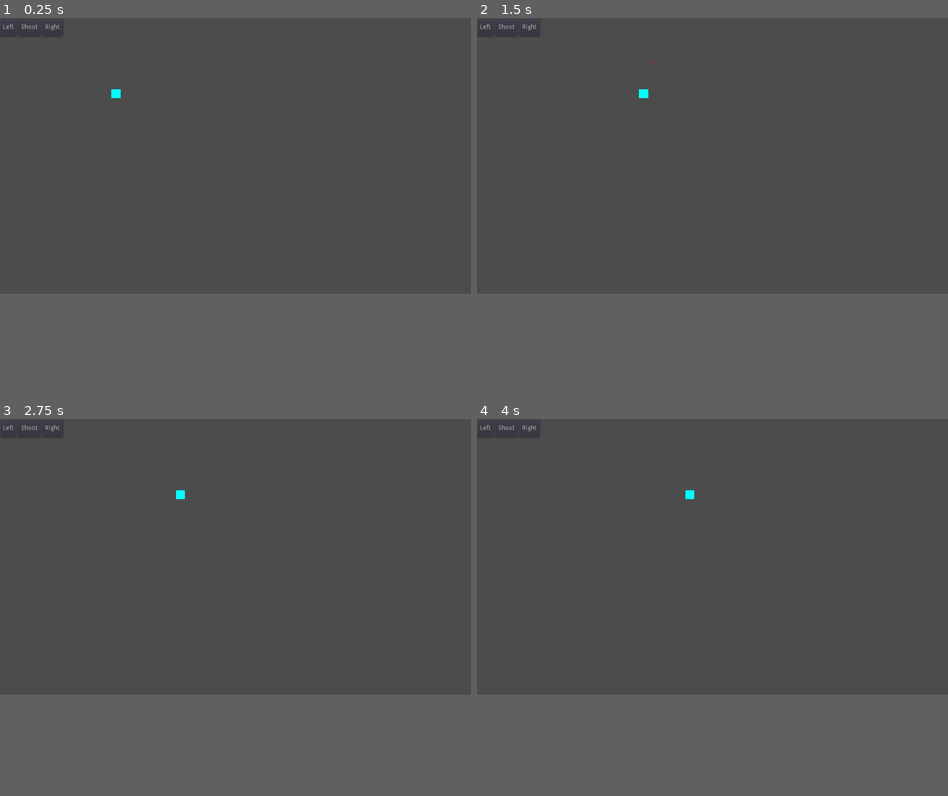
Above: before the commit, frames 1-4 (two rows, left to right).
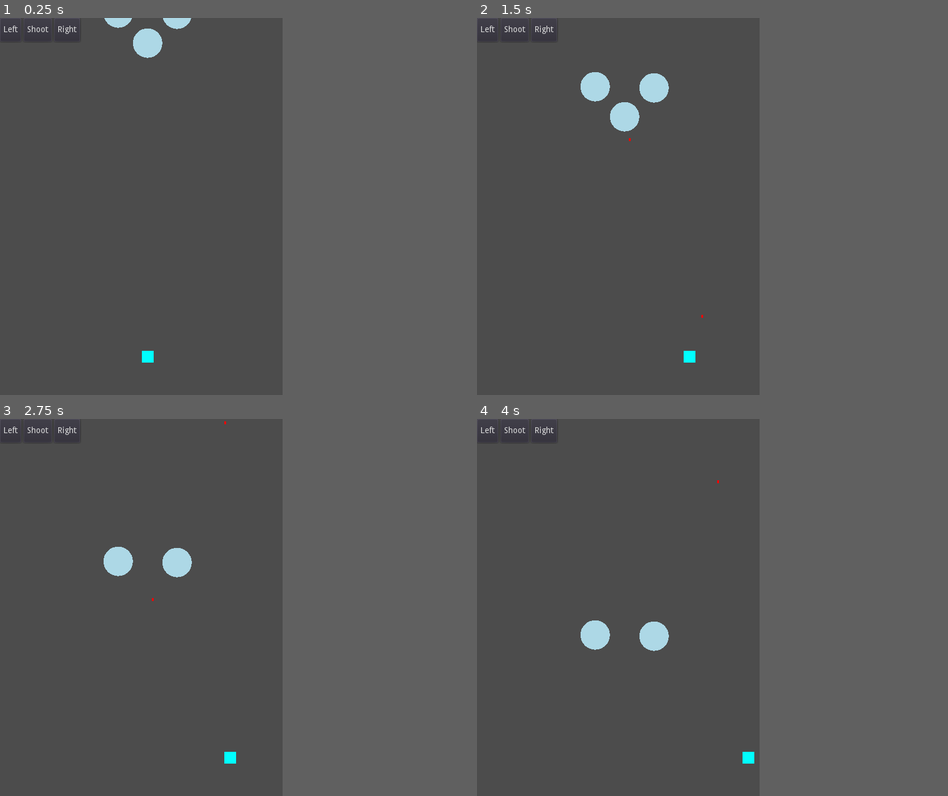
Above: after the commit, the same moments.

Repository: the-g-force/FamJam-November2020
Game: Godot game, scene res://src/TestLevel.tscn
Two runs of this game, one before a commit and one after it. Both use one fixed random seed, a clock stepped at 60 frames per second and the inputs below.
Inputs:
- Up to frame 1 (0.25 s): no input
- Up to frame 2 (1.5 s): hold Right (Right) 0.53-1.28 s; tap Space (Shoot) at 0.6, 1.35 s; hold Left (Left) from 1.28 s (still down)
- Up to frame 3 (2.75 s): release Left (Left) at 2.03 s; hold Right (Right) from 2.03 s (still down); tap Space (Shoot) at 2.1 s
- Up to frame 4 (4 s): tap Space (Shoot) at 2.85, 3.6 s; release Right (Right) at 3.53 s; hold Left (Left) from 3.53 s (still down)
In our replay, the window is 800x468 before the commit and 480x640 after it. These sizes can differ from the game's own. Grey fills any space a smaller window leaves; there, only what the larger window draws over its background counts as a difference.

The runs differ from the first frame. In frame 1, 0.9% of the frame differs, in the area x 0-41%, y 0-92%; in frame 2, 1.4%, in the area x 0-48%, y 0-92%; in frame 3, 1.0%; in frame 4, 1.0%.

Commit message:
Configure for 480x640 play area

Diff:
--- a/project/project.godot
+++ b/project/project.godot
@@ -31,6 +31,8 @@
 
 [display]
 
+window/size/width=480
+window/size/height=640
 window/stretch/mode="2d"
 window/stretch/aspect="keep"
 
--- a/project/src/Enemy.tscn
+++ b/project/src/Enemy.tscn
@@ -3,6 +3,7 @@
 [ext_resource path="res://src/Enemy.gd" type="Script" id=1]
 
 [sub_resource type="CircleShape2D" id=1]
+radius = 25.0
 
 [node name="Enemy" type="Area2D"]
 script = ExtResource( 1 )
--- a/project/src/TestLevel.tscn
+++ b/project/src/TestLevel.tscn
@@ -1,11 +1,15 @@
-[gd_scene load_steps=3 format=2]
+[gd_scene load_steps=4 format=2]
 
 [ext_resource path="res://src/Player.tscn" type="PackedScene" id=1]
 [ext_resource path="res://src/PlayerKeyboard.tscn" type="PackedScene" id=2]
+[ext_resource path="res://src/Wave.tscn" type="PackedScene" id=3]
 
 [node name="TestLevel" type="Node2D"]
 
 [node name="Player" parent="." instance=ExtResource( 1 )]
-position = Vector2( 247.487, 159.806 )
+position = Vector2( 246.073, 569.928 )
 
 [node name="Keyboard" parent="." instance=ExtResource( 2 )]
+
+[node name="Wave" parent="." instance=ExtResource( 3 )]
+position = Vector2( 250.724, 17.6389 )
